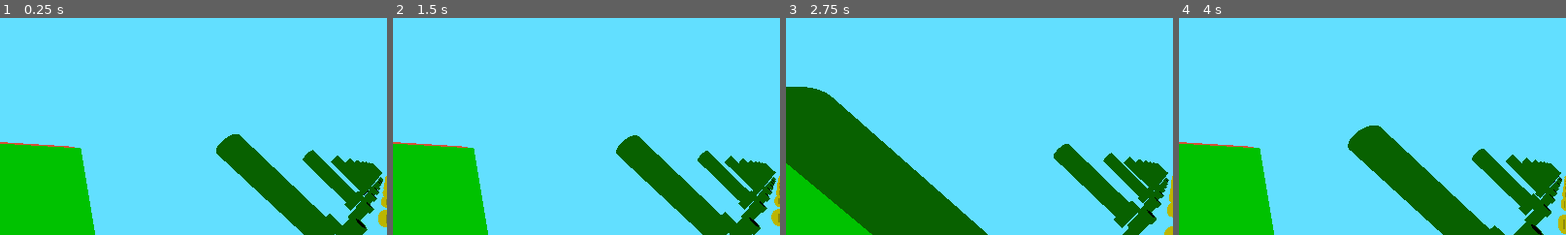
Above: before the commit, frames 1-4 (left to right).
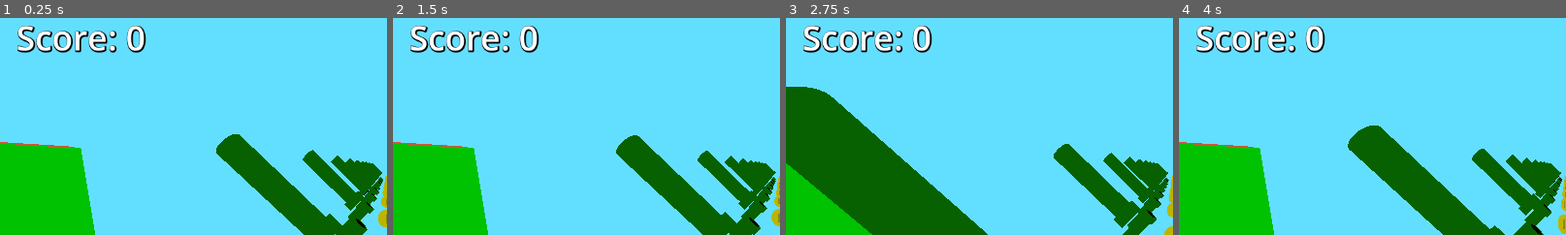
Above: after the commit, the same moments.

Repository: johnf008/Another_3d_Game
Game: Godot game, scene res://game.tscn
Two runs of this game, one before a commit and one after it. Both use one fixed random seed, a clock stepped at 60 frames per second and the inputs below.
Inputs:
- Up to frame 1 (0.25 s): no input
- Up to frame 2 (1.5 s): tap Enter at 0.5 s; hold D (right) 0.53-1.25 s; hold Space (fly) 0.53-1.25 s; click "Restart Game" at 1.25 s
- Up to frame 3 (2.75 s): hold A (left) from 2.03 s (still down); tap Space (fly) at 2.1 s
- Up to frame 4 (4 s): release A (left) at 2.78 s; hold Space (fly) 2.78-3.53 s; hold D (right) from 2.78 s (still down); tap Space (fly) at 3.6 s
The pictures show only the part of the screen within x 0-50%, y 5-55%; the shares and areas given below are measured in that part.

The runs differ from the first frame. In frame 1, 2.2% of the frame differs, in the area x 4-38%, y 3-17%; in frame 2, 2.2%; in frame 3, 2.2%; in frame 4, 2.2%.

Commit message:
Score now works on module 1 coin (i have to add the coins to the rest of the modules

Diff:
--- a/game.tscn
+++ b/game.tscn
@@ -20,6 +20,11 @@
 background_color = Color(0.386384, 0.874845, 0.999991, 1)
 ambient_light_source = 2
 ambient_light_color = Color(0.839429, 0.804518, 0.800966, 1)
+
+[sub_resource type="LabelSettings" id="LabelSettings_7jktm"]
+font_size = 51
+shadow_size = 6
+shadow_color = Color(0, 0, 0, 1)
 
 [node name="Game" type="Node3D"]
 
@@ -70,4 +75,13 @@
 [node name="restart_menu" parent="CanvasLayer" instance=ExtResource("8_j5wjh")]
 unique_name_in_owner = true
 
+[node name="Label" type="Label" parent="."]
+unique_name_in_owner = true
+offset_left = 24.0
+offset_top = 28.0
+offset_right = 216.0
+offset_bottom = 98.0
+text = "Score: 0"
+label_settings = SubResource("LabelSettings_7jktm")
+
 [connection signal="display_restart_menu" from="CharacterBody3D" to="CanvasLayer/restart_menu" method="_on_character_body_3d_display_restart_menu"]
--- a/level.gd
+++ b/level.gd
@@ -1,6 +1,7 @@
 extends Node3D
 
 @export var modules: Array[PackedScene] = []
+
 var amount = 10
 var random = RandomNumberGenerator.new()
 var offset = 50
--- a/level/modules/module.gd
+++ b/level/modules/module.gd
@@ -5,6 +5,8 @@
 @onready var level: Node3D = get_node("/root/Game/Level")
 @onready var player: Node = null
 @onready var area_3d_coin: Area3D = %Area3D_Coin
+@onready var label: Label = get_node("/root/Game/Label")
+
 
 var speed = 25
 
@@ -33,3 +35,4 @@
 		Global.total_score += 1
 		%Area3D_Coin.visible = false
 		print("Score: " + str(Global.total_score))
+		label.text = "Score: " + str(Global.total_score)
Not shown: 1 places in game.tscn that only renumber resources
